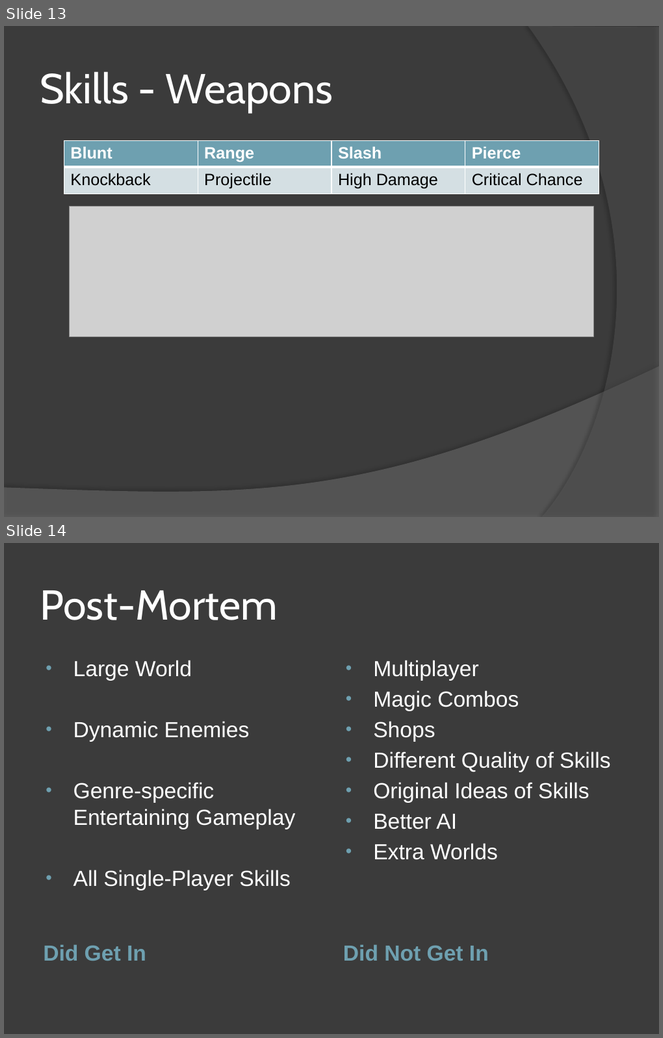
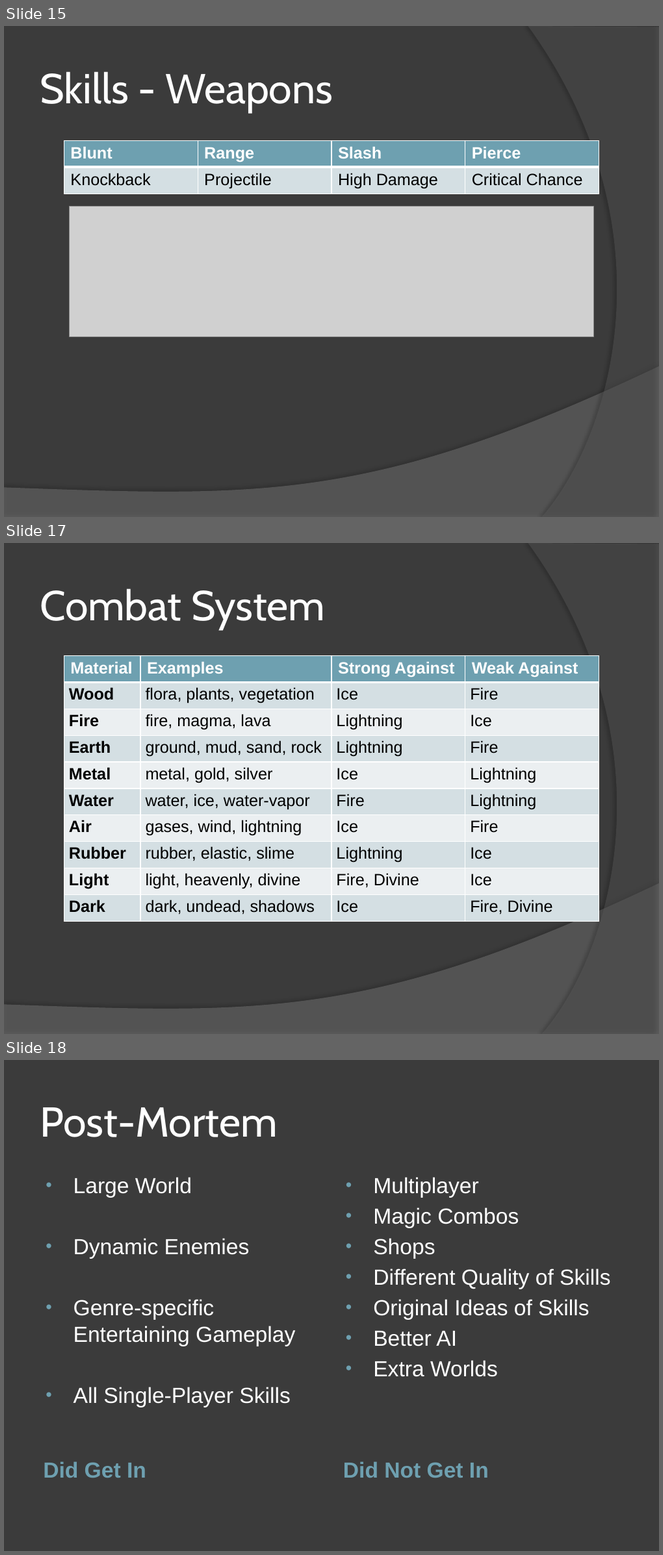
Before and after one commit to mattdude2489/Time-Warrior, a slide deck: Senior Project Files/Time Warrior.pptx. Shown one above the other, each under a label of ours: slides 13 and 14 before the commit, slides 15, 17 and 18 after it; the slides between them are not shown. The pictures are 663x1038 and 663x1555 pixels, drawn with LibreOffice and Linux fonts; fonts in the diff are those of the drawing; grey boxes stand for pictures. Boxes give left, top, right and bottom in pixels: in the first picture for what was removed or moved away, otherwise in the second. Text is boxed around its words. In the diff, an @@ line names an element or a change of style, - is before the commit and + after.

Commit message:
* added tables for uml diagram, controls, stats, & combat system to ppt

```diff
--- a/Senior Project Files/Time Warrior.pptx
+++ b/Senior Project Files/Time Warrior.pptx
@@ slide 17 added at box(4, 543, 659, 1034), background #3B3B3B; not listed: 2 template elements that a slide beside it also shows @@
@@ title added at box(40, 589, 325, 629), 46 pt, text #FFFFFF @@
+Combat System
@@ table added at box(64, 655, 599, 922), 10 rows, 4 columns @@
+Material | Examples | Strong Against | Weak Against
+Wood | flora, plants, vegetation | Ice | Fire
+Fire | fire, magma, lava | Lightning | Ice
+Earth | ground, mud, sand, rock | Lightning | Fire
+Metal | metal, gold, silver | Ice | Lightning
+Water | water, ice, water-vapor | Fire | Lightning
+Air | gases, wind, lightning | Ice | Fire
+Rubber | rubber, elastic, slime | Lightning | Ice
+Light | light, heavenly, divine | Fire, Divine | Ice
+Dark | dark, undead, shadows | Ice | Fire, Divine
@@ what was slide 13 is now slide 15 @@
@@ what was slide 14 is now slide 18 @@
```
Also in this commit, not shown: 3 other slides added.
